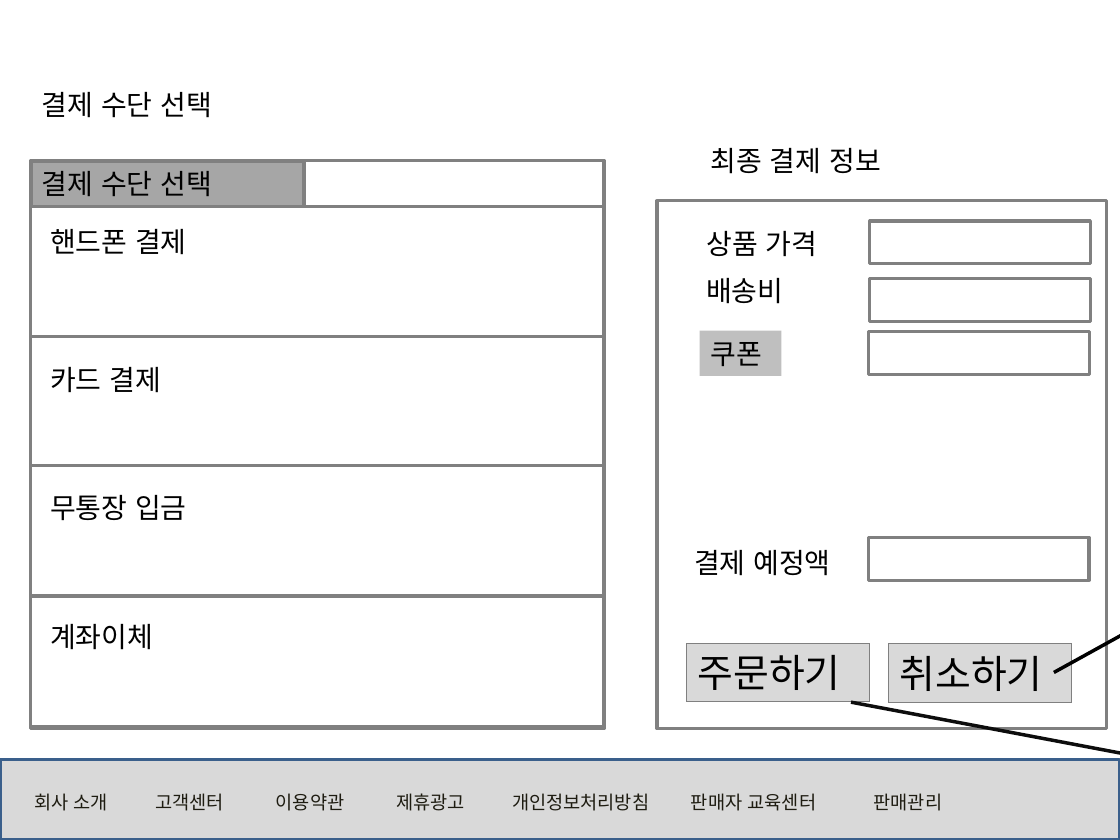
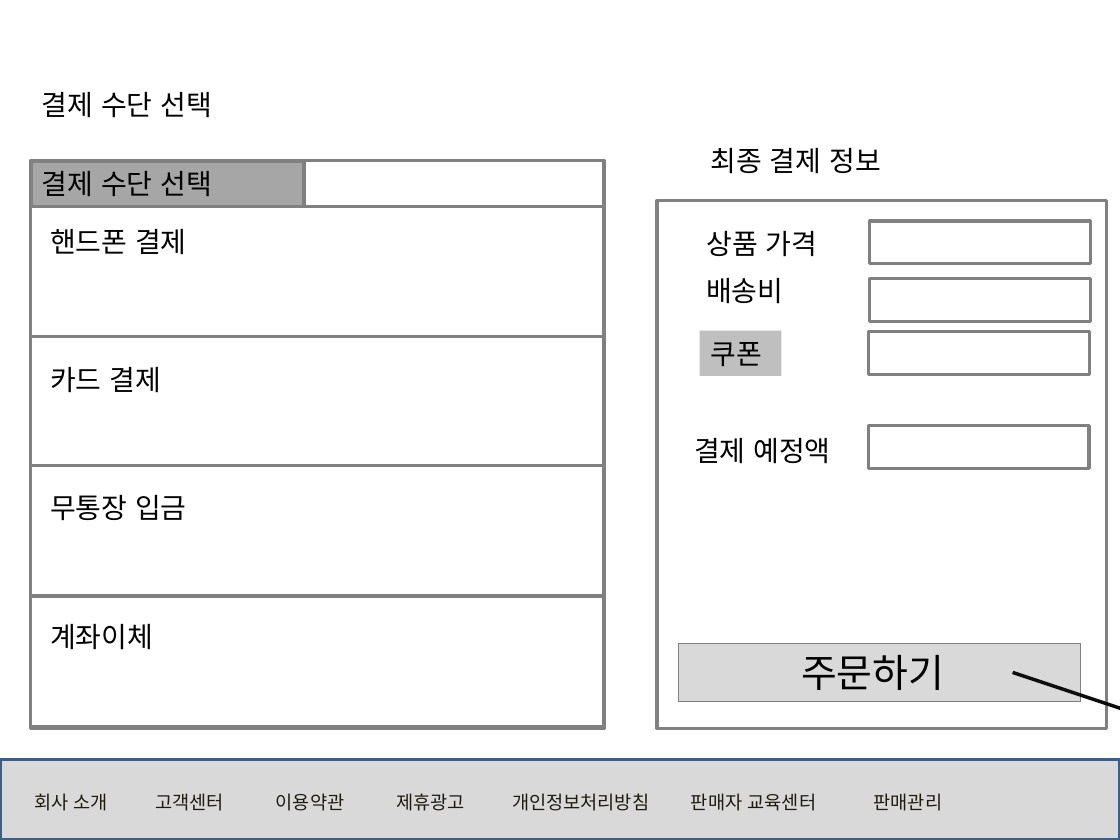
Before and after one commit to rosangels2/market, a slide deck: slide 16 of 포트폴리오/스토리보드/스토리보드.pptx. Drawn at 1120x840 pixels with LibreOffice and Linux fonts; fonts in the diff are those of the drawing. Boxes give left, top, right and bottom in pixels: in the first picture for what was removed or moved away, otherwise in the second. Text is boxed around its words. In the diff, an @@ line names an element or a change of style, - is before the commit and + after.

```diff
--- a/포트폴리오/스토리보드/스토리보드.pptx
+++ b/포트폴리오/스토리보드/스토리보드.pptx
@@ text "결제 예정액" moved from (x1=694, y1=550, x2=830, y2=576) to (x1=694, y1=438, x2=830, y2=464) @@
@@ rectangle moved from (x1=868, y1=538, x2=1089, y2=580) to (x1=868, y1=426, x2=1089, y2=468) @@
@@ arrow removed from (1054, 672) to (1120, 614) @@
@@ rectangle "주문하기" resized from (x1=687, y1=643, x2=869, y2=701) to (x1=679, y1=643, x2=1081, y2=701) @@
@@ rectangle removed at (x1=888, y1=644, x2=1071, y2=702) @@
-취소하기
@@ arrow moved from (851, 702) - (1120, 764) to (1012, 672) - (1120, 727) @@
```
Also in this commit, not shown: 2 other files.
